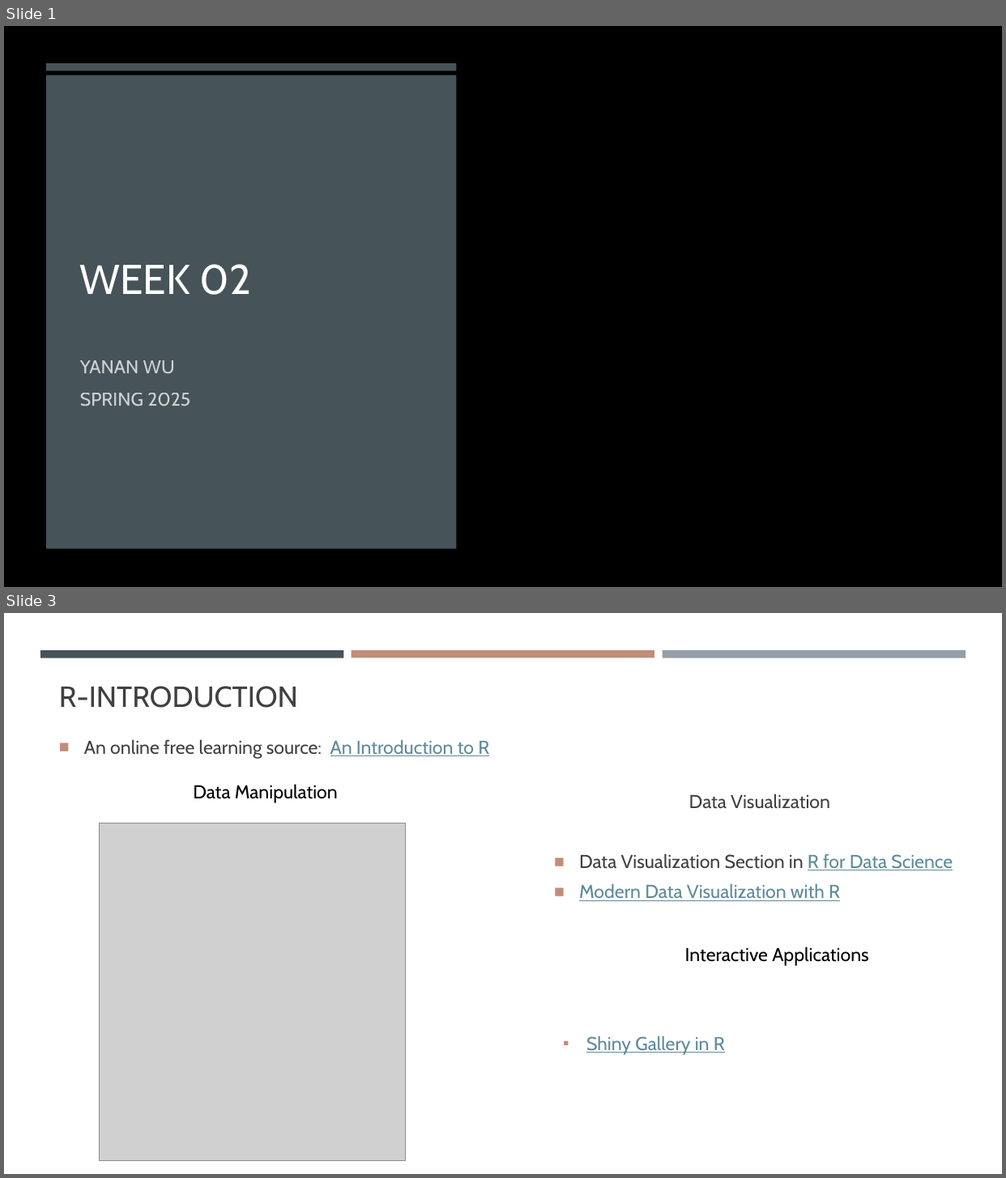
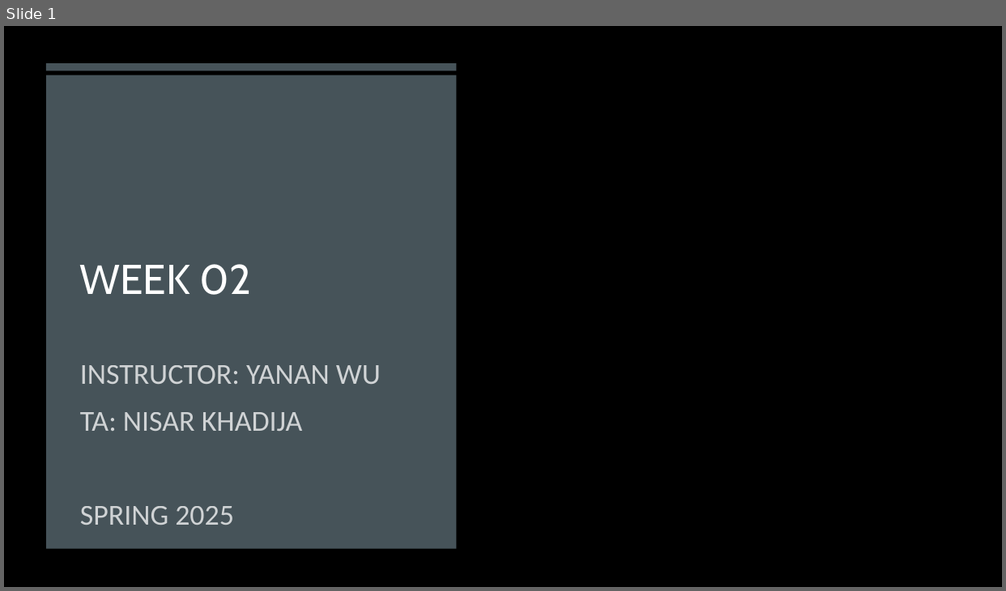
Before and after one commit to gisynw/geog-247, a slide deck: docs/Lectures/Week02/Week02_Intro.pptx. Shown one above the other, each under a label of ours: slides 1 and 3 before the commit, slide 1 after it; the slides between them are not shown. The pictures are 1006x1178 and 1006x591 pixels, drawn with LibreOffice and Linux fonts; fonts in the diff are those of the drawing; grey boxes stand for pictures; background and template pictures are left out. Boxes give left, top, right and bottom in pixels: in the first picture for what was removed or moved away, otherwise in the second. Text is boxed around its words. In the diff, an @@ line names an element or a change of style, - is before the commit and + after.

```diff
--- a/docs/Lectures/Week02/Week02_Intro.pptx
+++ b/docs/Lectures/Week02/Week02_Intro.pptx
@@ slide 3 removed at (4,613,1002,1174), background #FFFFFF @@
@@ rectangle removed at (40,650,344,658) @@
@@ rectangle removed at (351,650,654,658) @@
@@ rectangle removed at (662,650,965,658) @@
@@ title removed at (59,686,298,708) @@
-R-INTRODUCTION
@@ text removed at (84,739,489,759) @@
-■ An online free learning source: An Introduction to R
@@ text removed at (193,784,338,803) @@
-Data Manipulation
@@ text removed at (579,794,953,901) @@
-Data Visualization
-■ Data Visualization Section in R for Data Science
-■ Modern Data Visualization with R
@@ picture removed at (99,824,405,1161) @@
@@ text removed at (685,947,868,966) @@
-Interactive Applications
@@ text removed at (586,1036,725,1055) @@
-▪ Shiny Gallery in R
@@ slide 1 changed as well @@
@@ subtitle at (80,365,381,431): text changed; size 18 to 28 pt; font Cabin to Calibri @@
-YANAN WU
+INSTRUCTOR: YANAN WU
+TA: NISAR KHADIJA
@@ subtitle at (80,506,234,525): size 18 to 28 pt, font Cabin to Calibri in "SPRING 2025"; more space between paragraphs @@
```
Also in this commit, not shown: 4 other slides removed, 5 other files.
